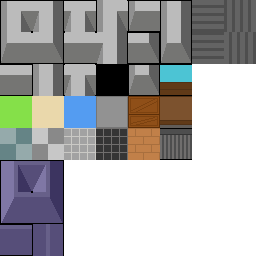
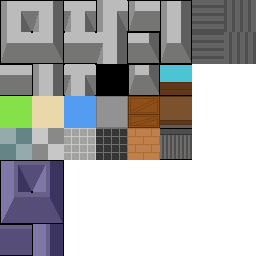
Layers edited between the first and the second (256, 256) image:
painted on "Layer" over [33, 224, 63, 256]
removed layer "Layer" (2nd of 2) over [33, 224, 63, 256]
